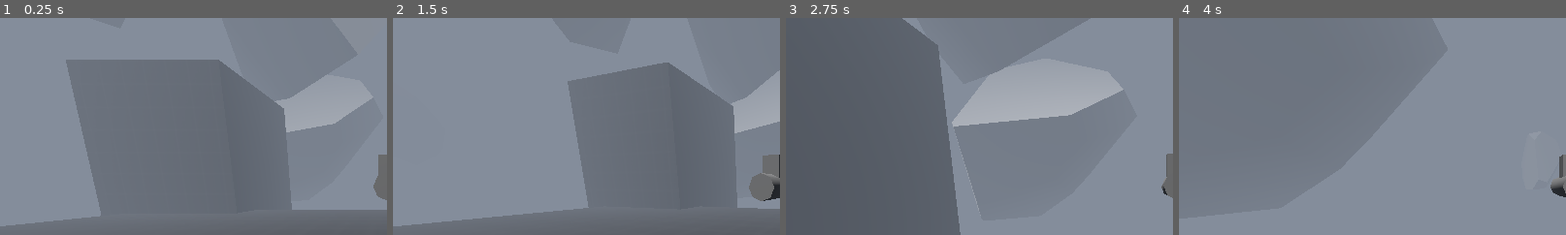
Above: before the commit, frames 1-4 (left to right).
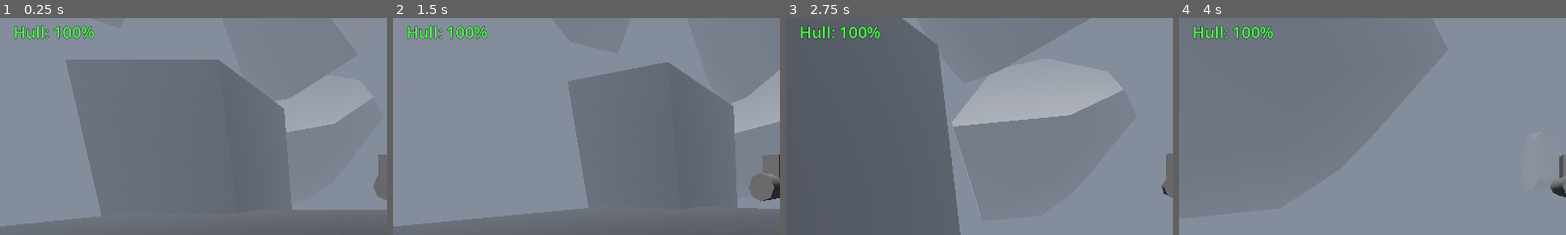
Above: after the commit, the same moments.

Repository: Kaio20/HyperSpaceTrucker
Game: Godot game, scene res://TestScene.tscn
The game is run twice, just before and just after one commit, with the same random seed, the same clock (stepped at 60 frames per second) and the same inputs.
Inputs (mouse positions are % of the whole screen's width and height, from its top left):
- Up to frame 1 (0.25 s): no input
- Up to frame 2 (1.5 s): tap Enter at 0.5 s; move the mouse to (55, 50) at 0.52 s; hold W (forward) from 0.53 s (still down); move the mouse to (45, 50) at 1.27 s
- Up to frame 3 (2.75 s): keep holding W (forward); move the mouse to (52, 48) at 2.02 s
- Up to frame 4 (4 s): keep holding W (forward); move the mouse to (49, 52) at 2.77 s; move the mouse to (57, 51) at 3.52 s
The pictures show only the part of the screen within x 0-50%, y 2-52%; the shares and areas given below are measured in that part.

The runs differ from the first frame. In frame 1, 0.7% of the frame differs, in the area x 3-25%, y 3-10%; in frame 2, 0.7%; in frame 3, 0.7%; in frame 4, 0.7%.

Commit message:
Add hull damage and impact effects to player ship
Implemented hull health, damage calculation, and pushback on collision in Player.gd. Added impact particle effects and hull status UI label, updating Player.tscn and TestScene.tscn to support new feedback and display hull integrity.

Diff:
--- a/Player.gd
+++ b/Player.gd
@@ -6,12 +6,14 @@
 @onready var target_aim_point: Node3D = $TargetPivot/TargetAimPoint
 @onready var actual_aim_point: Node3D = $Ship/ActualAimPoint
 @onready var camera: Camera3D = $TargetPivot/SpringArm3D/Camera3D
+@onready var impact_particles: GPUParticles3D = $Ship/ImpactParticles
 
 # UI references
 @onready var ui_target = get_node("/root/Main/HUD/ui_soll")
 @onready var ui_actual = get_node("/root/Main/HUD/ui_ist")
 @onready var tp_speed = get_node("/root/Main/HUD/MarginContainer/tpSpeed")
 @onready var speed_label: Label = get_node("/root/Main/HUD/MarginContainer/SpeedLabel")
+@onready var hull_label: Label = get_node("/root/Main/HUD/HullLabel")
 
 # Mouse input
 var mouse_delta: Vector2 = Vector2.ZERO
@@ -27,6 +29,14 @@
 @export var acceleration: float = 15.2
 @export var deceleration: float = 10.5
 var current_speed: float = 0.0
+
+# Hull
+@export var max_hull: float = 100.0
+@export var damage_multiplier: float = 0.5
+@export var pushback_strength: float = 1.3
+var hull: float = 100.0
+var pushback_velocity: Vector3 = Vector3.ZERO
+var was_colliding: bool = false
 
 
 func _ready() -> void:
@@ -102,13 +112,57 @@
 		# No input - apply drag to slow down
 		current_speed = move_toward(current_speed, 0.0, deceleration * delta)
 
-	# Set velocity based on current speed
-	if current_speed != 0.0:
-		var move_direction: Vector3 = -ship.global_transform.basis.z.normalized()
-		ship.velocity = move_direction * current_speed
-		ship.move_and_slide()
-	else:
-		ship.velocity = Vector3.ZERO
+	# Decay pushback velocity
+	pushback_velocity = pushback_velocity.move_toward(Vector3.ZERO, 20.0 * delta)
+
+	# Set velocity based on current speed + pushback
+	var move_direction: Vector3 = -ship.global_transform.basis.z.normalized()
+	ship.velocity = move_direction * current_speed + pushback_velocity
+
+	var velocity_before_collision := ship.velocity
+	ship.move_and_slide()
+
+	handle_collisions(velocity_before_collision)
+
+
+func handle_collisions(velocity_before: Vector3) -> void:
+	var is_colliding := ship.get_slide_collision_count() > 0
+
+	if not is_colliding:
+		was_colliding = false
+		return
+
+	# Only process damage on initial impact, not continuous contact
+	var is_new_collision := not was_colliding
+	was_colliding = true
+
+	for i in ship.get_slide_collision_count():
+		var collision := ship.get_slide_collision(i)
+		var normal := collision.get_normal()
+
+		# Calculate impact strength based on velocity into the surface
+		var impact_velocity := -velocity_before.dot(normal)
+		if impact_velocity <= 0.5:
+			continue
+
+		# Only apply damage and effects on initial impact
+		if is_new_collision:
+			# Apply damage proportional to impact
+			var damage := impact_velocity * damage_multiplier
+			hull -= damage
+			hull = maxf(hull, 0.0)
+
+			# Apply pushback away from collision (scales quadratically with impact)
+			var impact_ratio := impact_velocity / max_speed
+			pushback_velocity = normal * impact_ratio * impact_ratio * pushback_strength * max_speed
+
+			# Reduce forward speed proportional to impact
+			current_speed *= 1.0 - clampf(impact_ratio, 0.3, 0.9)
+
+			# Spawn impact particles at collision point
+			if impact_particles:
+				impact_particles.global_position = collision.get_position()
+				impact_particles.restart()
 
 
 func update_ui() -> void:
@@ -122,6 +176,19 @@
 	# Update speed label
 	speed_label.text = "%.1f" % current_speed
 
+	# Update hull display
+	if hull_label:
+		var hull_percent := (hull / max_hull) * 100.0
+		hull_label.text = "Hull: %d%%" % hull_percent
+
+		# Color based on hull status
+		if hull_percent > 60:
+			hull_label.add_theme_color_override("font_color", Color(0.3, 1, 0.3))
+		elif hull_percent > 30:
+			hull_label.add_theme_color_override("font_color", Color(1, 1, 0.3))
+		else:
+			hull_label.add_theme_color_override("font_color", Color(1, 0.3, 0.3))
+
 	# Project aim points to screen and position crosshairs
 	if camera and ui_target and ui_actual:
 		# Target crosshair (where player is aiming)
--- a/Player.tscn
+++ b/Player.tscn
@@ -7,6 +7,32 @@
 height = 3.32466
 
 [sub_resource type="SeparationRayShape3D" id="2"]
+
+[sub_resource type="StandardMaterial3D" id="ImpactParticleMaterial"]
+transparency = 1
+shading_mode = 0
+vertex_color_use_as_albedo = true
+albedo_color = Color(1, 0.7, 0.3, 1)
+emission_enabled = true
+emission = Color(1, 0.6, 0.2, 1)
+emission_energy_multiplier = 3.0
+
+[sub_resource type="ParticleProcessMaterial" id="ImpactProcessMaterial"]
+emission_shape = 1
+emission_sphere_radius = 0.3
+direction = Vector3(0, 0, 0)
+spread = 180.0
+initial_velocity_min = 5.0
+initial_velocity_max = 15.0
+gravity = Vector3(0, 0, 0)
+scale_min = 0.05
+scale_max = 0.15
+color = Color(1, 0.8, 0.4, 1)
+color_ramp = null
+
+[sub_resource type="SphereMesh" id="ImpactParticleMesh"]
+radius = 0.1
+height = 0.2
 
 [node name="Player" type="Node3D"]
 script = ExtResource("1")
@@ -34,6 +60,16 @@
 [node name="ActualAimPoint" type="Node3D" parent="Ship"]
 transform = Transform3D(1, 0, 0, 0, 1, 0, 0, 0, 1, 0, 0, -15)
 
+[node name="ImpactParticles" type="GPUParticles3D" parent="Ship"]
+emitting = false
+amount = 20
+one_shot = true
+explosiveness = 1.0
+lifetime = 0.4
+process_material = SubResource("ImpactProcessMaterial")
+draw_pass_1 = SubResource("ImpactParticleMesh")
+material_override = SubResource("ImpactParticleMaterial")
+
 [node name="TargetPivot" type="Node3D" parent="."]
 
 [node name="TargetAimPoint" type="Node3D" parent="TargetPivot"]
--- a/TestScene.tscn
+++ b/TestScene.tscn
@@ -112,5 +112,16 @@
 horizontal_alignment = 1
 vertical_alignment = 1
 
+[node name="HullLabel" type="Label" parent="HUD"]
+offset_left = 20.0
+offset_top = 20.0
+offset_right = 200.0
+offset_bottom = 50.0
+theme_override_colors/font_color = Color(0.3, 1, 0.3, 1)
+theme_override_colors/font_outline_color = Color(0, 0, 0, 1)
+theme_override_constants/outline_size = 2
+theme_override_font_sizes/font_size = 24
+text = "Hull: 100%"
+
 [node name="WorldEnvironment" type="WorldEnvironment" parent="."]
 environment = SubResource("4")
Not shown: 1 places in Player.tscn that only renumber resources
